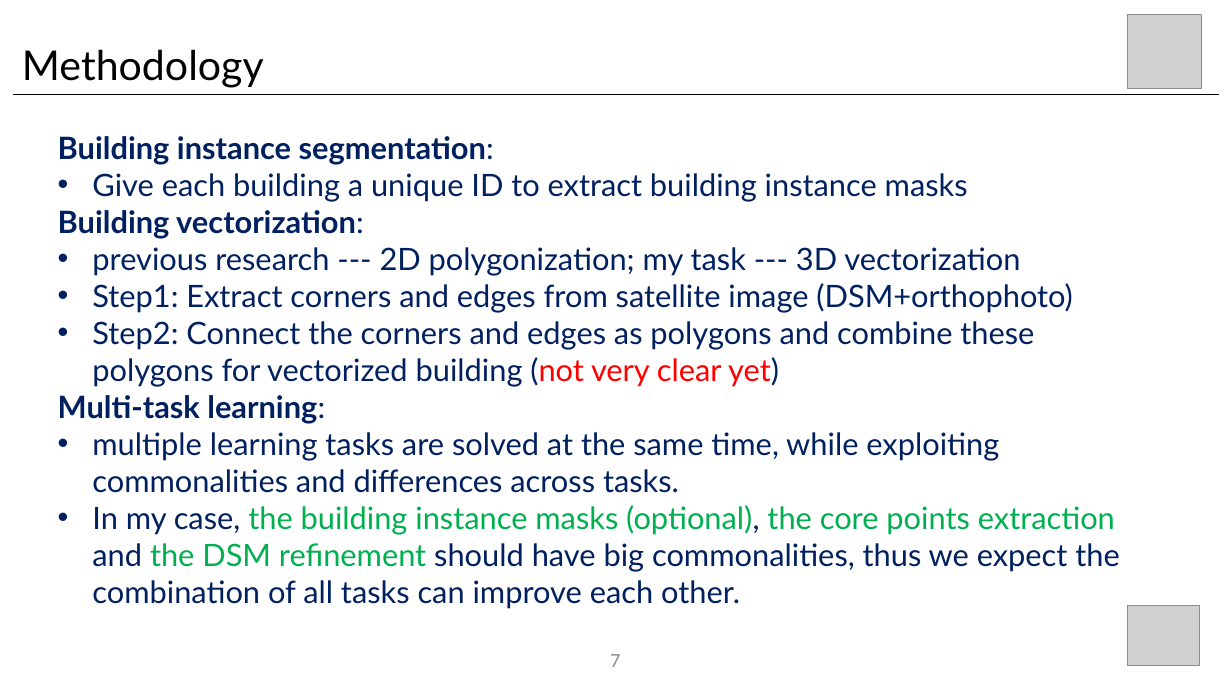
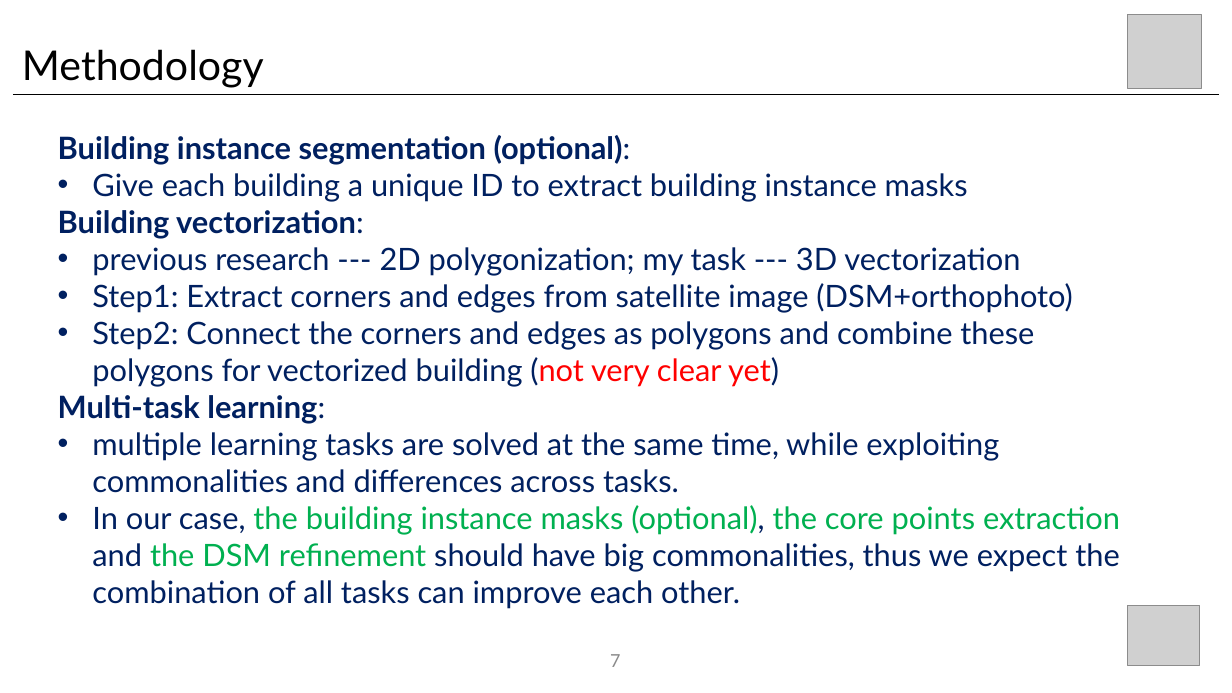
Before and after one commit to wangyi111/Building-Vectorization-3D, a slide deck: slide 7 of assets/reports/20201015_introduction.pptx. Drawn at 1232x693 pixels with LibreOffice and Linux fonts; fonts in the diff are those of the drawing; grey boxes stand for pictures. Boxes give left, top, right and bottom in pixels: in the first picture for what was removed or moved away, otherwise in the second. Text is boxed around its words. In the diff, an @@ line names an element or a change of style, - is before the commit and + after.

Commit message:
update

```diff
--- a/assets/reports/20201015_introduction.pptx
+++ b/assets/reports/20201015_introduction.pptx
@@ text at box(58, 135, 631, 165): text changed @@
-Building instance segmentation:
+Building instance segmentation (optional):
@@ text at box(92, 505, 1120, 609): text changed @@
-• In my case, the building instance masks (optional), the core points extraction and the DSM refinement should have big commonalities, thus we expect the combination of all tasks can improve each other.
+• In our case, the building instance masks (optional), the core points extraction and the DSM refinement should have big commonalities, thus we expect the combination of all tasks can improve each other.
```
Also in this commit, not shown: 1 other slide changed.
